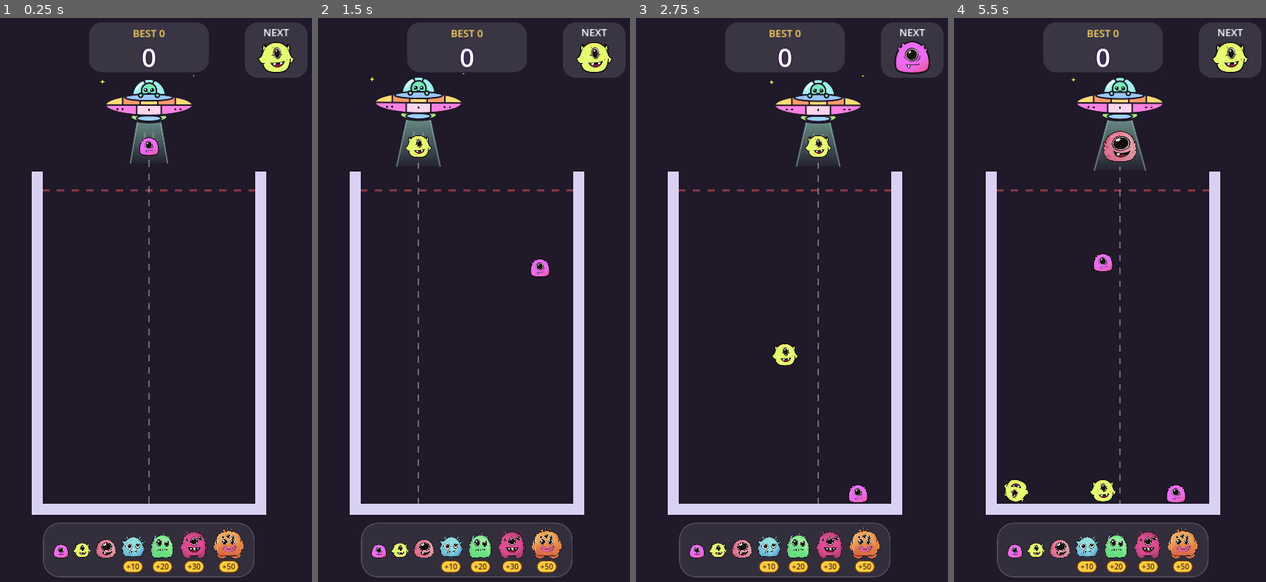
Above: before the commit, frames 1-4 (left to right).
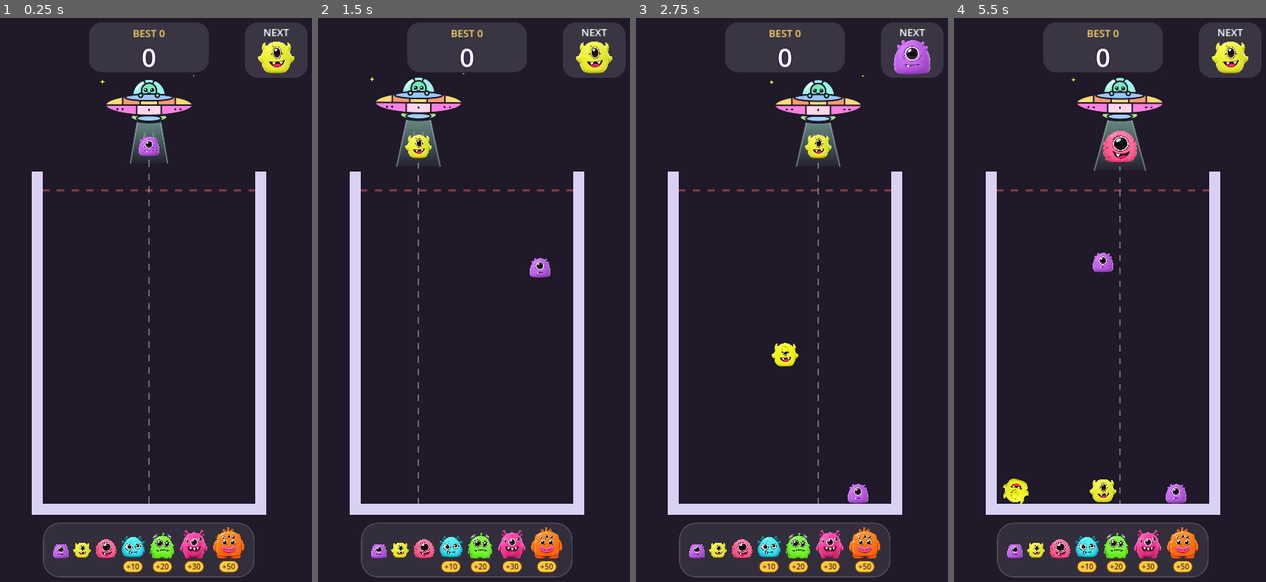
Above: after the commit, the same moments.

Repository: vickyraut212-boop/MonsterMerageGame
Game: Godot game, scene res://scenes/main.tscn
The game is run twice, just before and just after one commit, with the same random seed, the same clock (stepped at 60 frames per second) and the same inputs.
Inputs (mouse positions are in pixels of both pictures, inside the frame that each line leads up to):
- Up to frame 1 (0.25 s): no input
- Up to frame 2 (1.5 s): move the mouse to (539, 283) at 0.52 s; click (539, 283) at 0.67 s; drag from (399, 339) to (467, 102) at 1.27 s
- Up to frame 3 (2.75 s): move the mouse to (816, 181) at 2.02 s; click (816, 181) at 2.17 s
- Up to frame 4 (5.5 s): drag from (1085, 429) to (1003, 221) at 2.77 s; move the mouse to (1203, 401) at 3.52 s; click (1203, 401) at 3.67 s; drag from (1003, 221) to (1103, 102) at 4.27 s; move the mouse to (1119, 311) at 5.02 s; click (1119, 311) at 5.17 s

The runs differ from the first frame. In frame 1, 2.1% of the frame differs, in the area x 17-95%, y 4-96%; in frame 2, 2.4%; in frame 3, 2.8%; in frame 4, 3.2%, in the area x 15-95%, y 4-96%.

Commit message:
Replace monster art with the 3D rubber set and add an idle blink
- New 3D sprites for all 7 tiers, cropped tight and resized to 768px max.
- Each tier also gets 3 blink frames (half closed, closed, half open) from
  the art's own frames, all the same pixel size as the open sprite.
- New BlinkSprite plays a blink every 2.5-6 s at a random offset per
  monster, with an occasional double blink. Used in the jar and under the UFO.
- Sizes and colliders are unchanged: radius formula untouched and each sprite
  is still scaled so its width equals its collider diameter.

Co-Authored-By: Claude Opus 5.5 <noreply@anthropic.com>

Diff:
--- /dev/null
+++ b/scripts/blink_sprite.gd
@@ -0,0 +1,59 @@
+class_name BlinkSprite
+extends Sprite2D
+## A monster sprite that blinks now and then while idle.
+## Call set_tier(tier) to show a tier; it then plays the tier's blink frames
+## (assets/monsters/tier_N_blink_1..3.png) at random intervals.
+## If a tier has no blink frames it simply shows the still sprite.
+
+## Seconds between blinks (picked at random in this range).
+const BLINK_GAP_MIN := 2.5
+const BLINK_GAP_MAX := 6.0
+## How long each blink frame shows: half-closed, closed, half-open.
+const FRAME_TIMES: Array[float] = [0.05, 0.08, 0.05]
+## Chance of a quick double blink.
+const DOUBLE_BLINK_CHANCE := 0.2
+
+var _open: Texture2D
+var _frames: Array[Texture2D] = []
+var _wait := 0.0
+var _frame := -1  # -1 = eyes open
+var _frame_left := 0.0
+var _blinks_left := 0
+
+
+func set_tier(tier: int) -> void:
+	_open = TierData.get_texture(tier)
+	_frames = TierData.get_blink_frames(tier)
+	texture = _open
+	scale = TierData.get_sprite_scale(tier)
+	_frame = -1
+	# Random start so monsters in the jar don't all blink together.
+	_wait = randf_range(0.5, BLINK_GAP_MAX)
+
+
+func _process(delta: float) -> void:
+	if _frames.is_empty():
+		return
+	if _frame < 0:
+		_wait -= delta
+		if _wait <= 0.0:
+			_blinks_left = 2 if randf() < DOUBLE_BLINK_CHANCE else 1
+			_show_frame(0)
+		return
+	_frame_left -= delta
+	if _frame_left > 0.0:
+		return
+	if _frame + 1 < _frames.size():
+		_show_frame(_frame + 1)
+		return
+	# Blink finished: eyes open again.
+	_blinks_left -= 1
+	_frame = -1
+	texture = _open
+	_wait = 0.12 if _blinks_left > 0 else randf_range(BLINK_GAP_MIN, BLINK_GAP_MAX)
+
+
+func _show_frame(i: int) -> void:
+	_frame = i
+	_frame_left = FRAME_TIMES[mini(i, FRAME_TIMES.size() - 1)]
+	texture = _frames[i]
--- a/scripts/dropper.gd
+++ b/scripts/dropper.gd
@@ -62,7 +62,7 @@
 var next_tier := 1
 
 var _jar: Jar
-var _held: Sprite2D
+var _held: BlinkSprite
 var _cooldown_left := 0.0
 var _target_x := 360.0
 var _time := 0.0
@@ -71,7 +71,7 @@
 
 
 func _ready() -> void:
-	_held = Sprite2D.new()
+	_held = BlinkSprite.new()
 	add_child(_held)
 
 
@@ -142,8 +142,7 @@
 
 
 func _refresh_held() -> void:
-	_held.texture = TierData.get_texture(current_tier)
-	_held.scale = TierData.get_sprite_scale(current_tier)
+	_held.set_tier(current_tier)
 
 
 func _clamped_target_x() -> float:
--- a/scripts/monster.gd
+++ b/scripts/monster.gd
@@ -14,7 +14,7 @@
 ## Set once this monster is being merged away, so it can't merge twice.
 var is_merging := false
 
-var _sprite: Sprite2D
+var _sprite: BlinkSprite
 
 
 func setup(new_tier: int) -> void:
@@ -43,9 +43,8 @@
 	collider.shape = shape
 	add_child(collider)
 
-	_sprite = Sprite2D.new()
-	_sprite.texture = TierData.get_texture(tier)
-	_sprite.scale = TierData.get_sprite_scale(tier)
+	_sprite = BlinkSprite.new()
+	_sprite.set_tier(tier)
 	add_child(_sprite)
 
 	body_entered.connect(_on_body_entered)
--- a/scripts/tier_data.gd
+++ b/scripts/tier_data.gd
@@ -90,3 +90,19 @@
 	if ResourceLoader.exists(path):
 		return load(path)
 	return null
+
+
+## Blink frames shown after the eyes-open sprite: half-closed, closed,
+## half-open. They sit next to the sprite as tier_N_blink_1.png .. _3.png and
+## must be the same pixel size as tier_N.png. Missing frames = no blink.
+const BLINK_FRAME_COUNT := 3
+
+func get_blink_frames(tier: int) -> Array[Texture2D]:
+	var frames: Array[Texture2D] = []
+	var base: String = (get_tier(tier)["texture"] as String).get_basename()
+	for i in range(1, BLINK_FRAME_COUNT + 1):
+		var path := "%s_blink_%d.png" % [base, i]
+		if not ResourceLoader.exists(path):
+			return []
+		frames.append(load(path))
+	return frames
Binary file changed: assets/monsters/tier_1.png
Binary file added: assets/monsters/tier_1_blink_1.png
Binary file added: assets/monsters/tier_1_blink_2.png
Binary file added: assets/monsters/tier_1_blink_3.png
Binary file changed: assets/monsters/tier_2.png
Binary file added: assets/monsters/tier_2_blink_1.png
Binary file added: assets/monsters/tier_2_blink_2.png
Binary file added: assets/monsters/tier_2_blink_3.png
Binary file changed: assets/monsters/tier_3.png
Binary file added: assets/monsters/tier_3_blink_1.png
Binary file added: assets/monsters/tier_3_blink_2.png
Binary file added: assets/monsters/tier_3_blink_3.png
(and 16 more such lines)
